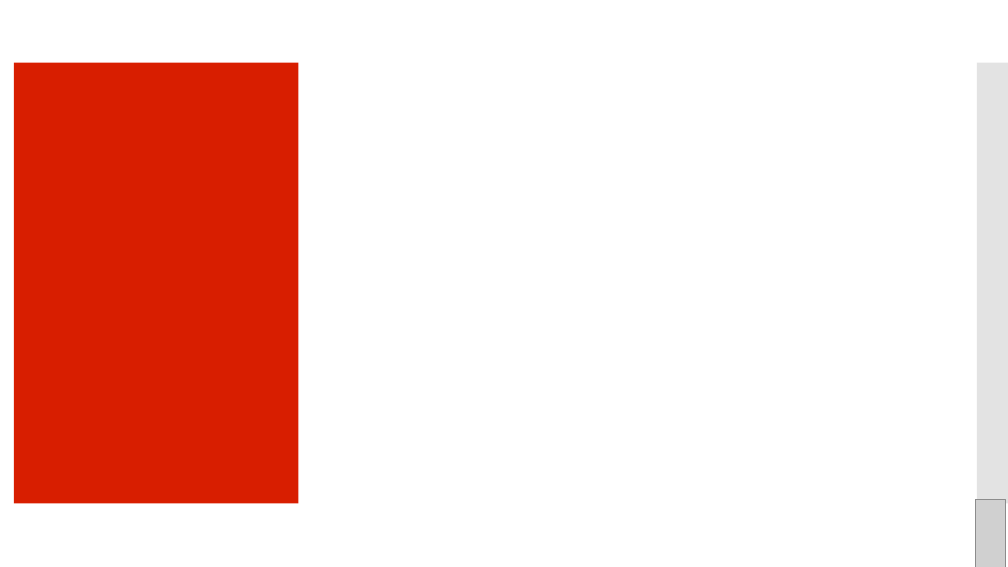
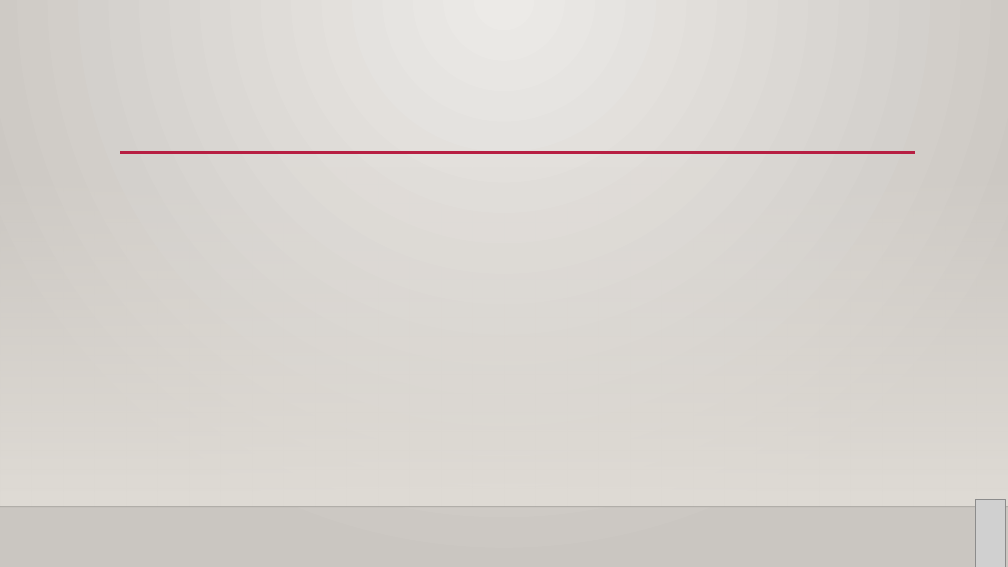
Before and after one commit to cnwaubi/LuckyNumber7, a slide deck: slide 16 of Presentation.pptx (slide 11 before the commit). Drawn at 1008x567 pixels with LibreOffice and Linux fonts; fonts in the diff are those of the drawing; grey boxes stand for pictures; background and template pictures are left out. Boxes give left, top, right and bottom in pixels: in the first picture for what was removed or moved away, otherwise in the second. Text is boxed around its words. In the diff, an @@ line names an element or a change of style, - is before the commit and + after.

```diff
--- a/Presentation.pptx
+++ b/Presentation.pptx
@@ background #FFFFFF to gradient #ECEAE7 to #CAC7C1 @@
@@ rectangle removed at [14, 63, 299, 504] @@
@@ rectangle removed at [977, 63, 1008, 504] @@
@@ rectangle added at [0, 167, 1008, 507], fill gradient #DFDBD5 @@
@@ line added from (120, 153) to (915, 153), #B71E42 2.5 pt @@
@@ line added from (0, 507) to (1008, 507), #000001 1 pt @@
```
Also in this commit, not shown: 7 other slides changed, 8 slides added, 5 slides removed, 2 other files.
